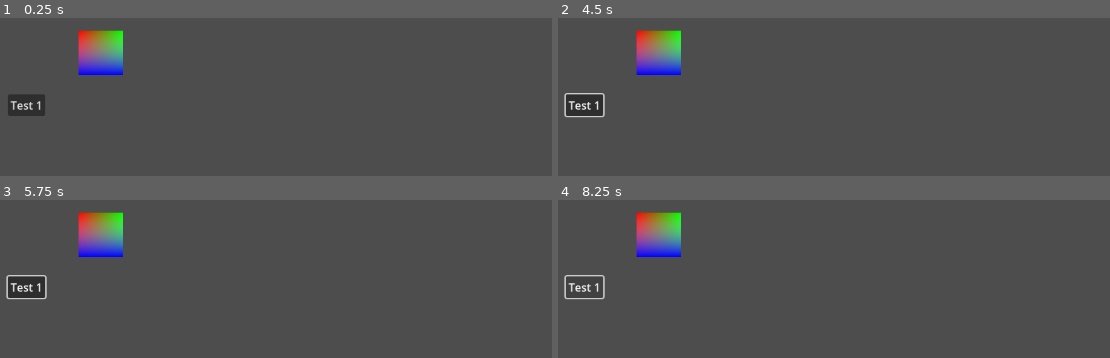
Above: before the commit, frames 1-4 (two rows, left to right).
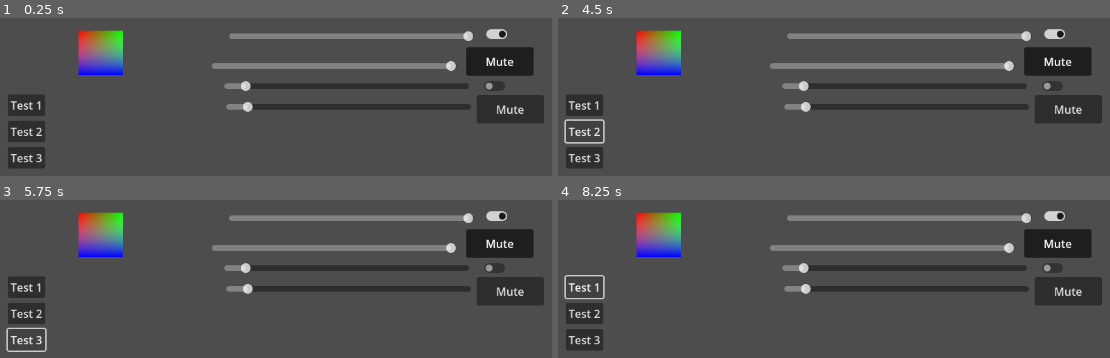
Above: after the commit, the same moments.

Repository: whiteshampoo/GDScripts
Game: Godot game, scene res://example.tscn
Same seed, same stepped clock (60 frames per second), same inputs: the game is played once before the commit and once after it. The project has no main scene, so this scene is started directly.
Inputs (mouse positions are in pixels of both pictures, inside the frame that each line leads up to):
- Up to frame 1 (0.25 s): no input
- Up to frame 2 (4.5 s): click (1054, 33) at 0.52 s; click (1060, 62) at 1.25 s, where only the run after the commit has a clickable "Mute"; click (1054, 85) at 2.02 s; click (1065, 109) at 2.75 s, where only the run after the commit has a clickable "Mute"; click "Test 1" at 3.5 s; click (585, 131) at 4.25 s, where only the run after the commit has a clickable "Test 2"
- Up to frame 3 (5.75 s): click (27, 339) at 5 s, where only the run after the commit has a clickable "Test 3"
- Up to frame 4 (8.25 s): click "Test 1" at 5.75 s; click (585, 313) at 6.5 s, where only the run after the commit has a clickable "Test 2"; click (585, 339) at 7.25 s, where only the run after the commit has a clickable "Test 3"; click "Test 1" at 8 s

The runs differ from the first frame. In frame 1, 13% of the frame differs, in the area x 1-99%, y 6-95%; in frame 2, 12%; in frame 3, 12%; in frame 4, 13%.

Commit message:
Various fixed and AudioBusManager+VolumeSlider+MuteButton

Diff:
--- /dev/null
+++ b/default_bus_layout.tres
@@ -0,0 +1,15 @@
+[gd_resource type="AudioBusLayout" format=3 uid="uid://ckcworjdcvyna"]
+
+[resource]
+bus/1/name = &"Bus_A"
+bus/1/solo = false
+bus/1/mute = true
+bus/1/bypass_fx = false
+bus/1/volume_db = 0.0
+bus/1/send = &"Master"
+bus/2/name = &"Bus_B"
+bus/2/solo = false
+bus/2/mute = false
+bus/2/bypass_fx = false
+bus/2/volume_db = -23.3524
+bus/2/send = &"Master"
--- a/example.gd
+++ b/example.gd
@@ -8,17 +8,18 @@
 
 # This is a test-scene and may have random content
 
+func test_callback(volume: float) -> void:
+	print("new value: ", volume)
+
 func _ready() -> void:
-	print(Vec2.value_mean(Vector2.RIGHT))
-	print(Vec2.value_lerp(Vector2(-1.0, 1.0), 0.75))
-	print(Arr.occurrences([1, 2, 3, 2, 2, 4, 4, 4]))
+	return
 
 	demo_function(Vec2.value_mean.bind(Vector2.RIGHT), "Vec2")
 	demo_function(Vec2.value_lerp.bind(Vector2(-1.0, 1.0), 0.75), "Vec2")
 
 	demo_function(Arr.occurrences.bind([1, 2, 3, 2, 2, 4, 4, 4]), "Arr")
-	demo_function(Arr.sort_keys_by_values.bind({"a": 3, "b": 6, "c": 2, "d": 7}, false), "Arr")
-	demo_function(Arr.normalize_values.bind({"Sword": 1.5, "Trash": 3.0, "Treasure": 0.5}), "Arr")
+	#demo_function(Arr.sort_keys_by_values.bind({"a": 3, "b": 6, "c": 2, "d": 7}, false), "Arr")
+	#demo_function(Arr.normalize_values.bind({"Sword": 1.5, "Trash": 3.0, "Treasure": 0.5}), "Arr")
 
 	demo_function(RandomUtil.random_angle, "RandomUtil")
 	demo_function(RandomUtil.random_direction, "RandomUtil")
--- a/example.tscn
+++ b/example.tscn
@@ -1,8 +1,10 @@
-[gd_scene load_steps=6 format=3 uid="uid://yner40qx8v64"]
+[gd_scene load_steps=8 format=3 uid="uid://yner40qx8v64"]
 
 [ext_resource type="Script" path="res://example.gd" id="1_gc22w"]
 [ext_resource type="Shader" path="res://shader/canvas_item/gradient/simple_gradient_left_to_right.gdshader" id="2_typqp"]
 [ext_resource type="Shader" path="res://shader/canvas_item/gradient/simple_gradient_top_to_bottom.gdshader" id="3_6vmkr"]
+[ext_resource type="Script" path="res://node/audio_bus_manager/volume_slider.gd" id="4_6vepo"]
+[ext_resource type="Script" path="res://node/audio_bus_manager/mute_button.gd" id="5_jgisy"]
 
 [sub_resource type="ShaderMaterial" id="ShaderMaterial_3j7ss"]
 shader = ExtResource("2_typqp")
@@ -53,3 +55,69 @@
 offset_right = 71.0
 offset_bottom = 275.0
 text = "Test 3"
+
+[node name="HSlider" type="HSlider" parent="."]
+offset_left = 336.0
+offset_top = 76.0
+offset_right = 689.0
+offset_bottom = 92.0
+script = ExtResource("4_6vepo")
+bus = &"Bus_A"
+
+[node name="HSlider2" type="HSlider" parent="."]
+offset_left = 311.0
+offset_top = 119.0
+offset_right = 664.0
+offset_bottom = 135.0
+script = ExtResource("4_6vepo")
+bus = &"Bus_A"
+
+[node name="HSlider3" type="HSlider" parent="."]
+offset_left = 329.0
+offset_top = 148.0
+offset_right = 682.0
+offset_bottom = 164.0
+script = ExtResource("4_6vepo")
+bus = &"Bus_B"
+
+[node name="HSlider4" type="HSlider" parent="."]
+offset_left = 332.0
+offset_top = 178.0
+offset_right = 685.0
+offset_bottom = 194.0
+script = ExtResource("4_6vepo")
+bus = &"Bus_B"
+
+[node name="CheckButton" type="CheckButton" parent="."]
+offset_left = 700.0
+offset_top = 69.0
+offset_right = 744.0
+offset_bottom = 93.0
+script = ExtResource("5_jgisy")
+bus = &"Bus_A"
+
+[node name="Button" type="Button" parent="."]
+offset_left = 678.0
+offset_top = 100.0
+offset_right = 775.0
+offset_bottom = 141.0
+text = "Mute"
+script = ExtResource("5_jgisy")
+bus = &"Bus_A"
+
+[node name="CheckButton2" type="CheckButton" parent="."]
+offset_left = 697.0
+offset_top = 144.0
+offset_right = 741.0
+offset_bottom = 168.0
+script = ExtResource("5_jgisy")
+bus = &"Bus_B"
+
+[node name="Button4" type="Button" parent="."]
+offset_left = 693.0
+offset_top = 169.0
+offset_right = 790.0
+offset_bottom = 210.0
+text = "Mute"
+script = ExtResource("5_jgisy")
+bus = &"Bus_B"
--- /dev/null
+++ b/node/audio_bus_manager/mute_button.gd
@@ -0,0 +1,20 @@
+class_name MuteButton
+extends Button
+## TODO: Documentation!
+
+@export var bus: StringName = "Master"
+
+func _ready() -> void:
+	toggle_mode = true
+	if not AudioBusManager.bus_exists(bus):
+		push_warning("Audio-Bus '%s' does not exist!" % bus)
+		return
+	button_pressed = AudioBusManager.get_bus_mute(bus)
+	AudioBusManager.add_mute_callback(bus, _mute_changed)
+	tree_exiting.connect(AudioBusManager.remove_mute_callback.bind(bus, _mute_changed))
+	toggled.connect(_mute_changed)
+
+
+func _mute_changed(new_mute: float) -> void:
+	button_pressed = new_mute
+	AudioBusManager.set_bus_mute(bus, new_mute)
--- /dev/null
+++ b/node/audio_bus_manager/volume_slider.gd
@@ -0,0 +1,22 @@
+class_name VolumeSlider
+extends Slider
+## TODO: Documentation!
+
+@export var bus: StringName = "Master"
+
+func _ready() -> void:
+	min_value = 0.0
+	max_value = 1.0
+	step = 0.01
+	if not AudioBusManager.bus_exists(bus):
+		push_warning("Audio-Bus '%s' does not exist!" % bus)
+		return
+	value = AudioBusManager.get_bus_volume(bus)
+	AudioBusManager.add_volume_callback(bus, _volume_changed)
+	tree_exiting.connect(AudioBusManager.remove_volume_callback.bind(bus, _volume_changed))
+	value_changed.connect(_volume_changed)
+
+
+func _volume_changed(new_volume: float) -> void:
+	value = new_volume
+	AudioBusManager.set_bus_volume(bus, new_volume)
--- a/static/arr.gd
+++ b/static/arr.gd
@@ -16,34 +16,8 @@
 
 
 ## Appends a value to an array if the array does not yet contain the value.
-static func append_distinct(arr: Array, val: Variant) -> Array:
-	if arr.has(val):
-		return arr
-	arr.append(val)
-	return arr
-
-
-## Sorts the keys of the provided dict by the values and returns an array of the sorted keys.
-## Expects a comparable type for the value of the dictionary, such as int or float.
-## Ordering of keys with equal values may be random.
-## Example: sort_keys_by_values({"a": 3, "b": 6, "c": 2, "d": 7}, false) will return ["d","b","a","c"]
-static func sort_keys_by_values(dict: Dictionary, ascending: bool = true) -> Array:
-	var keys: Array = dict.keys()
-	keys.sort_custom(_sorter.bind(dict, ascending))
-	return keys
-
-## A sorter function that looks up the values to compare in the given dictionary.
-## Expects a comparable type for the value of the dictionary, such as int or float.
-static func _sorter(key1: Variant, key2: Variant, dict: Dictionary, ascending: bool) -> bool:
-		return (dict[key1] < dict[key2]) == ascending
-
-## Expects a Dictionary with float values, e.g. {"Sword": 1.5, "Trash": 3.0, "Treasure": 0.5}
-## Returns a Dictionary[Variant, float] with normalized values, e.g. {"Sword": 0.3, "Trash": 0.6, "Treasure": 0.1}
-static func normalize_values(dict: Dictionary) -> Dictionary:
-	var sum: float = dict.values().reduce(func(i: float, accu:float) -> float: return accu + i)
-
-	var normalized_dict: Dictionary = {}
-	for key: Variant in dict.keys():
-		normalized_dict[key] = dict[key]/sum
-
-	return normalized_dict
+static func append_distinct(array: Array, value: Variant) -> bool:
+	if array.has(value):
+		return false
+	array.append(value)
+	return true
--- /dev/null
+++ b/static/audio_bus_manager.gd
@@ -0,0 +1,108 @@
+class_name AudioBusManager
+## TODO: Documentation!
+
+const MAX_VOLUME: float = 2.0
+
+static var nonexisting_busses: Array[StringName]
+static var bus_volume_callbacks: Dictionary
+static var bus_mute_callbacks: Dictionary
+
+static func bus_exists(bus: StringName) -> bool:
+	return AudioServer.get_bus_index(bus) != -1
+
+
+static func get_bus_index(bus: StringName) -> int:
+	var bus_id: int = AudioServer.get_bus_index(bus)
+	if bus_id == -1 and not bus in nonexisting_busses:
+		push_warning("Audio-Bus '%s' does not exist!" % bus)
+	return bus_id
+
+
+static func _add_callback(dict: Dictionary, bus: StringName, callback: Callable) -> void:
+	if not dict.has(bus):
+		dict[bus] = [] as Array[Callable]
+	if not callback in dict[bus]:
+		@warning_ignore("unsafe_method_access") # FIXME in 4.4
+		dict[bus].append(callback)
+
+
+static func add_volume_callback(bus: StringName, callback: Callable) -> void:
+	_add_callback(bus_volume_callbacks, bus, callback)
+
+
+static func add_mute_callback(bus: StringName, callback: Callable) -> void:
+	_add_callback(bus_mute_callbacks, bus, callback)
+
+
+static func _remove_callback(dict: Dictionary, bus: StringName, callback: Callable) -> void:
+	if not dict.has(bus):
+		return
+	@warning_ignore("unsafe_method_access") # FIXME in 4.4
+	dict[bus].erase(callback)
+	@warning_ignore("unsafe_method_access") # FIXME in 4.4
+	if dict[bus].is_empty():
+		dict.erase(bus)
+
+static func remove_volume_callback(bus: StringName, callback: Callable) -> void:
+	_remove_callback(bus_volume_callbacks, bus, callback)
+
+
+static func remove_mute_callback(bus: StringName, callback: Callable) -> void:
+	_remove_callback(bus_mute_callbacks, bus, callback)
+
+
+static func _get_callbacks(dict: Dictionary, bus: StringName) -> Array:
+	@warning_ignore("unsafe_method_access") # FIXME in 4.4
+	for callback: Callable in dict.get(bus, []).duplicate():
+		if not callback.is_valid():
+			_remove_callback(dict, bus, callback)
+	return dict.get(bus, [])
+
+
+static func get_volume_callbacks(bus: StringName) -> Array[Callable]:
+	return _get_callbacks(bus_volume_callbacks, bus)
+
+
+static func get_mute_callbacks(bus: StringName) -> Array[Callable]:
+	return _get_callbacks(bus_mute_callbacks, bus)
+
+
+static func get_bus_volume(bus: StringName) -> float:
+	var bus_id: int = get_bus_index(bus)
+	if bus_id == -1:
+		return 0.0
+	return db_to_linear(AudioServer.get_bus_volume_db(bus_id))
+
+
+static func set_bus_volume(bus: StringName, volume_linear: float) -> void:
+	volume_linear = clampf(volume_linear, 0.0, MAX_VOLUME)
+
+	var bus_id: int = get_bus_index(bus)
+	if bus_id == -1:
+		return
+
+	var volume_db: float = linear_to_db(volume_linear)
+	if is_equal_approx(volume_db, AudioServer.get_bus_volume_db(bus_id)):
+		return
+	AudioServer.set_bus_volume_db(bus_id, volume_db)
+	for callback: Callable in get_volume_callbacks(bus):
+		callback.call(volume_linear)
+
+
+static func get_bus_mute(bus: StringName) -> bool:
+	var bus_id: int = get_bus_index(bus)
+	if bus_id == -1:
+		return true
+	return AudioServer.is_bus_mute(bus_id)
+
+
+static func set_bus_mute(bus: StringName, mute: bool) -> void:
+	var bus_id: int = get_bus_index(bus)
+	if bus_id == -1:
+		return
+	if mute == AudioServer.is_bus_mute(bus_id):
+		return
+	AudioServer.set_bus_mute(bus_id, mute)
+
+	for callback: Callable in get_mute_callbacks(bus):
+		callback.call(mute)
--- /dev/null
+++ b/static/dict.gd
@@ -0,0 +1,28 @@
+class_name Dict
+## Useful methods to do stuff with Dictionaries
+
+
+## Sorts the keys of the provided dict by the values and returns an array of the sorted keys.
+## Expects a comparable type for the value of the dictionary, such as int or float.
+## Ordering of keys with equal values may be random.
+## Example: sort_keys_by_values({"a": 3, "b": 6, "c": 2, "d": 7}, false) will return ["d","b","a","c"]
+static func sort_keys_by_values(dict: Dictionary, ascending: bool = true) -> Array:
+	var keys: Array = dict.keys()
+	keys.sort_custom(_sorter.bind(dict, ascending))
+	return keys
+
+## A sorter function that looks up the values to compare in the given dictionary.
+## Expects a comparable type for the value of the dictionary, such as int or float.
+static func _sorter(key1: Variant, key2: Variant, dict: Dictionary, ascending: bool) -> bool:
+		return (dict[key1] < dict[key2]) == ascending
+
+## Expects a Dictionary with float values, e.g. {"Sword": 1.5, "Trash": 3.0, "Treasure": 0.5}
+## Returns a Dictionary[Variant, float] with normalized values, e.g. {"Sword": 0.3, "Trash": 0.6, "Treasure": 0.1}
+static func normalize_values(dict: Dictionary) -> Dictionary:
+	var sum: float = dict.values().reduce(func(i: float, accu:float) -> float: return accu + i)
+
+	var normalized_dict: Dictionary = {}
+	for key: Variant in dict.keys():
+		normalized_dict[key] = dict[key]/sum
+
+	return normalized_dict
--- a/static/node_connection_checker.gd
+++ b/static/node_connection_checker.gd
@@ -1,5 +1,5 @@
 class_name NodeConnectionChecker
-extends Object
+
 
 ## Info object for a single signal connection
 class ConnectionInfo:
--- a/static/node_util.gd
+++ b/static/node_util.gd
@@ -1,4 +1,4 @@
-class_name NodeUtil extends Node
+class_name NodeUtil
 
 ## Convenience method to make all canvas items in [code]invisible_nodes[/code] invisible
 ## and make [code]visible_node[/code] visible. E.g. helpful for navigating different menus.
--- a/static/random_util.gd
+++ b/static/random_util.gd
@@ -17,7 +17,7 @@
 ## - 10% probability to return [code]"Treasure"[/code].[br]
 ## May return [code]null[/code] if the dictionary is empty or not normalized.
 static func pick_key_by_probabilities(probabilities: Dictionary, is_normalized: bool = false) -> Variant:
-	var probabilities_to_use: Dictionary = probabilities if is_normalized else Arr.normalize_values(probabilities)
+	var probabilities_to_use: Dictionary = probabilities if is_normalized else Dict.normalize_values(probabilities)
 	var rand_value: float = randf()
 	var accu_sum: float = 0;
 	for key: Variant in probabilities_to_use.keys():
